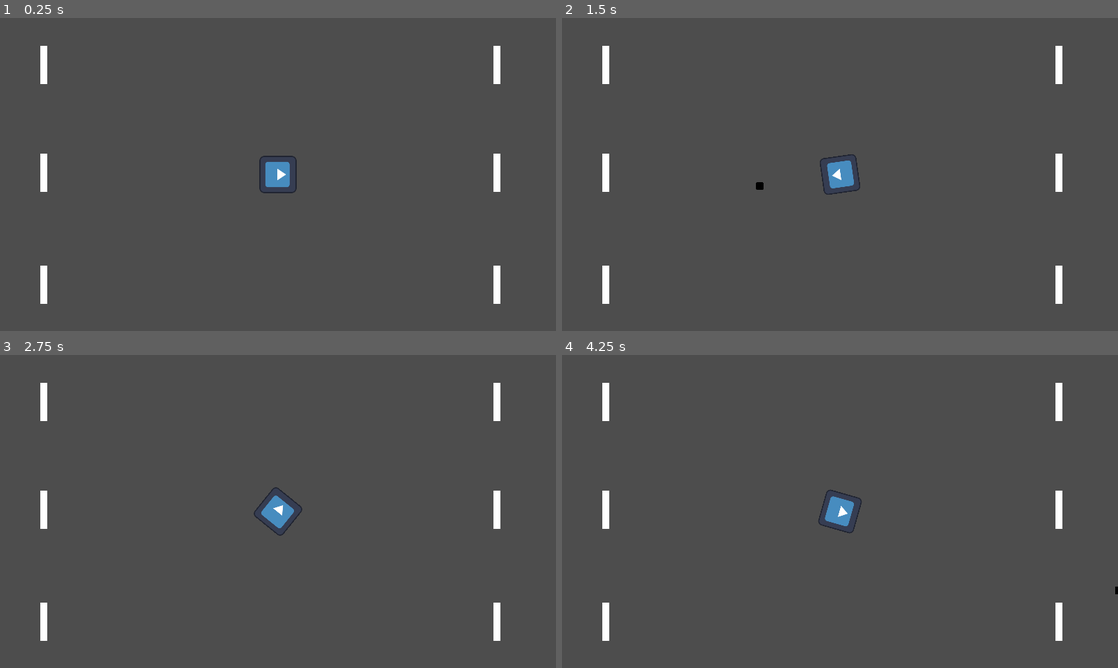
Above: before the commit, frames 1-4 (two rows, left to right).
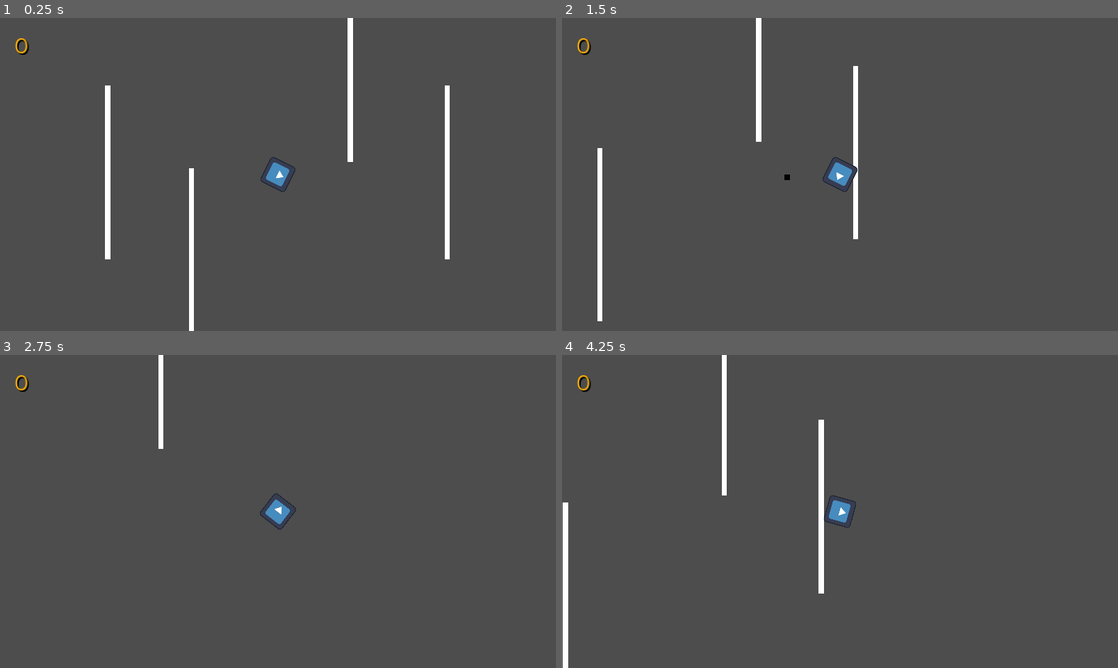
Above: after the commit, the same moments.

Repository: AgainstLightning/scifi_miami
Game: Godot game, scene res://temp/MobScene.tscn
The game is run twice, just before and just after one commit, with the same random seed, the same clock (stepped at 60 frames per second) and the same inputs. The engine's default icon, where the game draws it, is replaced by a stand-in: a white triangle on a blue panel in a dark square.
Inputs (mouse positions are in pixels of both pictures, inside the frame that each line leads up to):
- Up to frame 1 (0.25 s): no input
- Up to frame 2 (1.5 s): tap Enter at 0.5 s; move the mouse to (962, 158) at 0.52 s; hold F (move_right) 0.53-1.28 s; tap Shift (roll) at 0.6 s; click (962, 158) at 0.8 s; move the mouse to (728, 190) at 1.27 s; hold D (move_down) from 1.28 s (still down); click (728, 190) at 1.35 s
- Up to frame 3 (2.75 s): tap Shift (roll) at 1.55, 2.1 s; move the mouse to (333, 442) at 2.02 s; release D (move_down) at 2.03 s; hold F (move_right) from 2.03 s (still down); click (333, 442) at 2.3 s
- Up to frame 4 (4.25 s): move the mouse to (812, 574) at 2.77 s; release F (move_right) at 2.78 s; hold E (move_up) 2.78-3.53 s; click (812, 574) at 2.85 s; tap Shift (roll) at 3.05, 3.6 s; move the mouse to (1006, 558) at 3.52 s; hold S (move_left) from 3.53 s (still down); click (1006, 558) at 3.8 s

The runs differ from the first frame. In frame 1, 3.3% of the frame differs, in the area x 2-90%, y 0-100%; in frame 2, 2.7%; in frame 3, 1.6%; in frame 4, 2.8%.

Commit message:
broken on unintended player teleportation

Diff:
--- a/project/scripts/Player.gd
+++ b/project/scripts/Player.gd
@@ -12,9 +12,24 @@
 
 @onready var axis = Vector2.ZERO
 
+var bullet = preload("res://temp/Bullet.tscn")
+
 func _physics_process(delta):
+	roll_or_move(delta)
+	rotate_towards_mouse(delta)
+	check_for_shoot()
+
+func check_for_shoot():
+	if Input.is_action_just_pressed("shoot") and not rolling:
+		var bullet_instance = bullet.instantiate()
+		print(bullet_instance)
+		get_tree().root.add_child(bullet_instance)
+		bullet_instance.global_position = $Gun.global_position
+		var direction_to_mouse = (get_global_mouse_position() - global_position).normalized()
+		bullet_instance.launch(direction_to_mouse, 40)
+
+func roll_or_move(delta):
 	if Input.is_action_just_pressed("roll") and not rolling:
-		print("roll!")
 		start_roll()
 
 	if not rolling:
@@ -22,13 +37,8 @@
 	else:
 		perform_roll(delta)
 
-	rotate_towards_mouse(delta)
-
-	if Input.is_action_just_pressed("shoot") and not rolling:
-		$Gun.shoot()
-
 func start_roll():
-	get_input_axis()
+	update_input_axis()
 	roll_direction = axis.normalized()
 	if roll_direction.length() == 0:
 		roll_direction = Vector2(1, 0) # Default to rolling right if no direction is pressed
@@ -45,23 +55,19 @@
 	move_and_slide()
 
 func rotate_towards_mouse(delta):
-	var mouse_pos = get_global_mouse_position()
-	var target_angle = (mouse_pos - global_position).angle()
+	var target_angle = (get_global_mouse_position() - global_position).angle()
 	var diff_angle = wrapf(target_angle - rotation, -PI, PI)
+	var rotation_direction = sign(diff_angle)
+	var rotation_amount = min(MAX_ROTATION_SPEED * delta, abs(diff_angle))
 
-	# Determine the shortest rotation direction
-	var rotation_direction = sign(diff_angle)
-
-	# Calculate the amount to rotate this frame, not exceeding MAX_ROTATION_SPEED
-	var rotation_amount = min(MAX_ROTATION_SPEED * delta, abs(diff_angle))
 	rotation += rotation_amount * rotation_direction
 
-func get_input_axis():
+func update_input_axis():
 	axis.x = int(Input.is_action_pressed("move_right")) - int(Input.is_action_pressed("move_left"))
 	axis.y = int(Input.is_action_pressed("move_down")) - int(Input.is_action_pressed("move_up"))
 
 func move(delta):
-	get_input_axis()
+	update_input_axis()
 
 	if axis == Vector2.ZERO:
 		apply_friction(FRICTION * delta)
--- /dev/null
+++ b/project/temp/BigEnemy.tscn
@@ -0,0 +1,25 @@
+[gd_scene load_steps=4 format=3 uid="uid://yx216027qbvb"]
+
+[ext_resource type="Script" path="res://temp/scripts/enemy.gd" id="1_n8auc"]
+[ext_resource type="Texture2D" uid="uid://di3fnib3sqnnp" path="res://assets/icon.svg" id="2_vrjkm"]
+
+[sub_resource type="CircleShape2D" id="CircleShape2D_8v2mk"]
+
+[node name="Enemy" type="CharacterBody2D"]
+scale = Vector2(2, 2)
+collision_layer = 2
+script = ExtResource("1_n8auc")
+
+[node name="NavigationAgent2D" type="NavigationAgent2D" parent="."]
+avoidance_layers = 0
+avoidance_mask = 0
+
+[node name="Sprite2D" type="Sprite2D" parent="."]
+modulate = Color(1, 0.0352941, 0.0352941, 1)
+rotation = -1.5708
+scale = Vector2(0.5, 0.5)
+texture = ExtResource("2_vrjkm")
+
+[node name="CollisionShape2D" type="CollisionShape2D" parent="."]
+scale = Vector2(3, 3)
+shape = SubResource("CircleShape2D_8v2mk")
--- /dev/null
+++ b/project/temp/Enemy.tscn
@@ -0,0 +1,24 @@
+[gd_scene load_steps=4 format=3 uid="uid://cgnfnt1lnn017"]
+
+[ext_resource type="Script" path="res://temp/scripts/enemy.gd" id="1_e5f8d"]
+[ext_resource type="Texture2D" uid="uid://di3fnib3sqnnp" path="res://assets/icon.svg" id="2_kaao5"]
+
+[sub_resource type="CircleShape2D" id="CircleShape2D_8v2mk"]
+
+[node name="Enemy" type="CharacterBody2D"]
+collision_layer = 2
+script = ExtResource("1_e5f8d")
+
+[node name="NavigationAgent2D" type="NavigationAgent2D" parent="."]
+avoidance_layers = 0
+avoidance_mask = 0
+
+[node name="Sprite2D" type="Sprite2D" parent="."]
+modulate = Color(0.782071, 0.132087, 1, 1)
+rotation = -1.5708
+scale = Vector2(0.5, 0.5)
+texture = ExtResource("2_kaao5")
+
+[node name="CollisionShape2D" type="CollisionShape2D" parent="."]
+scale = Vector2(3, 3)
+shape = SubResource("CircleShape2D_8v2mk")
--- /dev/null
+++ b/project/temp/LevelManager.gd
@@ -0,0 +1,16 @@
+extends Node2D
+
+var score = 0
+
+@onready var score_label = get_node("../UI/Score")
+
+func _ready():
+	get_node("../SignalBus").connect("enemy_killed", on_enemy_killed)
+
+func on_enemy_killed(point_value: int):
+	print(point_value)
+	score += point_value
+	update_score_ui()
+
+func update_score_ui():
+	score_label.text = str(score)
--- a/project/temp/MobScene.tscn
+++ b/project/temp/MobScene.tscn
@@ -1,39 +1,68 @@
-[gd_scene load_steps=5 format=3 uid="uid://bxgiqldaxrysv"]
+[gd_scene load_steps=10 format=3 uid="uid://bxgiqldaxrysv"]
 
-[ext_resource type="Script" path="res://temp/Player.gd" id="1_6uf7m"]
+[ext_resource type="Script" path="res://temp/signalBus.gd" id="1_h4hjd"]
 [ext_resource type="PackedScene" uid="uid://b64lfs6mqlmru" path="res://temp/Wall.tscn" id="1_rxkee"]
+[ext_resource type="Script" path="res://temp/LevelManager.gd" id="1_yw1c2"]
 [ext_resource type="Texture2D" uid="uid://di3fnib3sqnnp" path="res://assets/icon.svg" id="2_f4xlc"]
+[ext_resource type="Script" path="res://scripts/Player.gd" id="2_xdxpi"]
+[ext_resource type="Script" path="res://temp/enemySpawner.gd" id="5_k83ef"]
+[ext_resource type="FontFile" uid="uid://toksrnfdk1q8" path="res://assets/Montserrat-Regular.ttf" id="7_hkw15"]
 
 [sub_resource type="CircleShape2D" id="CircleShape2D_7bv6p"]
 
+[sub_resource type="NavigationPolygon" id="NavigationPolygon_mdpux"]
+vertices = PackedVector2Array(-944, -530, 295, -530, -750, -426, -814, -421, 359, -531, 957, -531, 802, -430, 738, -425, -946, 531, -816, 406, -434, 531, -752, 406, 961, 531, 800, 402, -371, 531, 736, 402, -434, -40, -370, -45, 295, -46, 359, -46)
+polygons = Array[PackedInt32Array]([PackedInt32Array(0, 1, 2, 3), PackedInt32Array(4, 5, 6, 7), PackedInt32Array(8, 0, 3, 9), PackedInt32Array(10, 8, 9, 11), PackedInt32Array(6, 5, 12, 13), PackedInt32Array(13, 12, 14, 15), PackedInt32Array(16, 10, 11, 2), PackedInt32Array(16, 2, 1, 17), PackedInt32Array(17, 1, 18, 14), PackedInt32Array(19, 4, 7, 15), PackedInt32Array(19, 15, 14, 18)])
+outlines = Array[PackedVector2Array]([PackedVector2Array(-954, -540, -957, 542, 971, 541, 967, -542)])
+parsed_geometry_type = 0
+source_geometry_group_name = &"navigation_polygon_source_group"
+
 [node name="BasicGun" type="Node2D"]
 
+[node name="UI" type="CanvasLayer" parent="."]
+
+[node name="Score" type="RichTextLabel" parent="UI"]
+offset_left = 50.0
+offset_top = 50.0
+offset_right = 639.0
+offset_bottom = 336.0
+theme_override_colors/default_color = Color(1, 0.694118, 0, 1)
+theme_override_colors/font_shadow_color = Color(0, 0, 0, 1)
+theme_override_constants/shadow_offset_x = 5
+theme_override_constants/shadow_offset_y = 5
+theme_override_fonts/normal_font = ExtResource("7_hkw15")
+theme_override_font_sizes/normal_font_size = 72
+text = "0"
+
+[node name="LevelManager" type="Node2D" parent="."]
+script = ExtResource("1_yw1c2")
+
+[node name="SignalBus" type="Node2D" parent="."]
+script = ExtResource("1_h4hjd")
+
 [node name="Wall" parent="." instance=ExtResource("1_rxkee")]
-position = Vector2(744, -73)
+position = Vector2(768, -408)
+scale = Vector2(1, 6)
 
 [node name="Wall2" parent="." instance=ExtResource("1_rxkee")]
-position = Vector2(-820, -73)
+position = Vector2(-796, -408)
+scale = Vector2(1, 6)
 
 [node name="Wall3" parent="." instance=ExtResource("1_rxkee")]
-position = Vector2(744, -444)
+position = Vector2(321, -857)
+scale = Vector2(1, 6)
 
 [node name="Wall4" parent="." instance=ExtResource("1_rxkee")]
-position = Vector2(-820, -444)
-
-[node name="Wall5" parent="." instance=ExtResource("1_rxkee")]
-position = Vector2(744, 314)
-
-[node name="Wall6" parent="." instance=ExtResource("1_rxkee")]
-position = Vector2(-820, 314)
+position = Vector2(-410, -29)
+scale = Vector2(1, 6)
 
 [node name="Player" type="CharacterBody2D" parent="."]
-script = ExtResource("1_6uf7m")
+collision_mask = 2
+script = ExtResource("2_xdxpi")
 
 [node name="Sprite2D" type="Sprite2D" parent="Player"]
 rotation = 1.5708
 texture = ExtResource("2_f4xlc")
-
-[node name="Camera2D" type="Camera2D" parent="Player/Sprite2D"]
 
 [node name="CollisionShape2D" type="CollisionShape2D" parent="Player"]
 scale = Vector2(6, 6)
@@ -42,3 +71,49 @@
 [node name="Gun" type="Marker2D" parent="Player"]
 position = Vector2(62.91, 2.74989e-06)
 rotation = 1.5708
+
+[node name="Camera2D" type="Camera2D" parent="Player"]
+rotation = 1.5708
+zoom = Vector2(0.75, 0.75)
+
+[node name="NavigationRegion2D" type="NavigationRegion2D" parent="."]
+navigation_polygon = SubResource("NavigationPolygon_mdpux")
+use_edge_connections = false
+
+[node name="Polygon2D" type="Polygon2D" parent="NavigationRegion2D"]
+visible = false
+polygon = PackedVector2Array(-804, -412, -806, 396, -762, 396, -760, -415)
+
+[node name="Polygon2D3" type="Polygon2D" parent="NavigationRegion2D"]
+visible = false
+position = Vector2(380, 381)
+polygon = PackedVector2Array(-804, -412, -806, 396, -762, 396, -760, -415)
+
+[node name="Polygon2D2" type="Polygon2D" parent="NavigationRegion2D"]
+visible = false
+position = Vector2(1552, -4)
+polygon = PackedVector2Array(-804, -412, -806, 396, -762, 396, -760, -415)
+
+[node name="Polygon2D4" type="Polygon2D" parent="NavigationRegion2D"]
+visible = false
+position = Vector2(1111, -452)
+polygon = PackedVector2Array(-804, -412, -806, 396, -762, 396, -760, -415)
+
+[node name="EnemySpawner" type="Marker2D" parent="."]
+position = Vector2(-885, -348)
+script = ExtResource("5_k83ef")
+
+[node name="EnemySpawner" type="Timer" parent="EnemySpawner"]
+wait_time = 3.0
+autostart = true
+
+[node name="EnemySpawner2" type="Marker2D" parent="."]
+position = Vector2(-885, -504.06)
+script = ExtResource("5_k83ef")
+
+[node name="EnemySpawner" type="Timer" parent="EnemySpawner2"]
+wait_time = 3.0
+autostart = true
+
+[connection signal="timeout" from="EnemySpawner/EnemySpawner" to="EnemySpawner" method="_on_enemy_spawner_timeout"]
+[connection signal="timeout" from="EnemySpawner2/EnemySpawner" to="EnemySpawner2" method="_on_enemy_spawner_timeout"]
--- /dev/null
+++ b/project/temp/enemySpawner.gd
@@ -0,0 +1,8 @@
+extends Marker2D
+
+var enemy = preload("res://temp/Enemy.tscn");
+
+func _on_enemy_spawner_timeout():
+	var enemy_instance = enemy.instantiate()
+	get_parent().add_child(enemy_instance)
+	enemy_instance.global_position = global_position
--- /dev/null
+++ b/project/temp/scripts/big_enemy.gd
@@ -0,0 +1,7 @@
+extends "res://temp/scripts/enemy.gd"
+
+func _ready():
+	speed = 100  # Slower speed for a big enemy.
+	accel = 5  # Lower acceleration for a big enemy.
+	health = 3  # More health for a big enemy.
+	point_value = 100
--- /dev/null
+++ b/project/temp/scripts/enemy.gd
@@ -0,0 +1,24 @@
+extends CharacterBody2D
+
+@onready var SIGNAL_BUS = get_node("../SignalBus")
+var health = 1
+var speed = 200
+var accel = 10
+var point_value = 50
+
+func _physics_process(delta):
+	var direction = Vector2.ZERO
+	var agent = $NavigationAgent2D
+
+	agent.target_position = get_node("../Player").global_position
+	direction = agent.get_next_path_position() - global_position
+	direction = direction.normalized()
+	velocity = velocity.lerp(direction * speed, accel * delta)
+
+	move_and_slide()
+
+func damage():
+	health -= 1
+	if health == 0:
+		SIGNAL_BUS.emit_signal("enemy_killed", point_value)
+		queue_free()
--- /dev/null
+++ b/project/temp/scripts/small_enemy.gd
@@ -0,0 +1,7 @@
+extends "res://temp/scripts/enemy.gd"
+
+func _ready():
+	speed = 300  # Slower speed for a big enemy.
+	accel = 20  # Lower acceleration for a big enemy.
+	health = 1  # More health for a big enemy.
+	point_value = 25
--- /dev/null
+++ b/project/temp/signalBus.gd
@@ -0,0 +1,3 @@
+extends Node2D
+
+signal enemy_killed(point_value: int)
Binary file added: project/assets/Montserrat-Regular.ttf
Not shown, added: project/assets/Montserrat-Regular.ttf.import
Not shown, changed: project/.DS_Store
